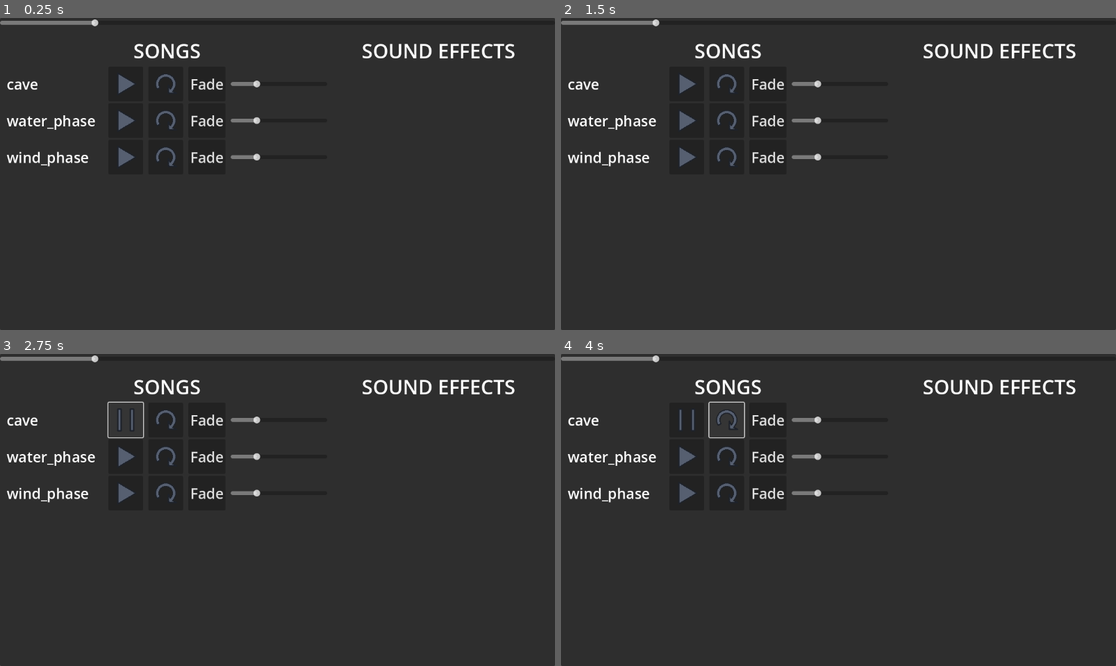
Above: before the commit, frames 1-4 (two rows, left to right).
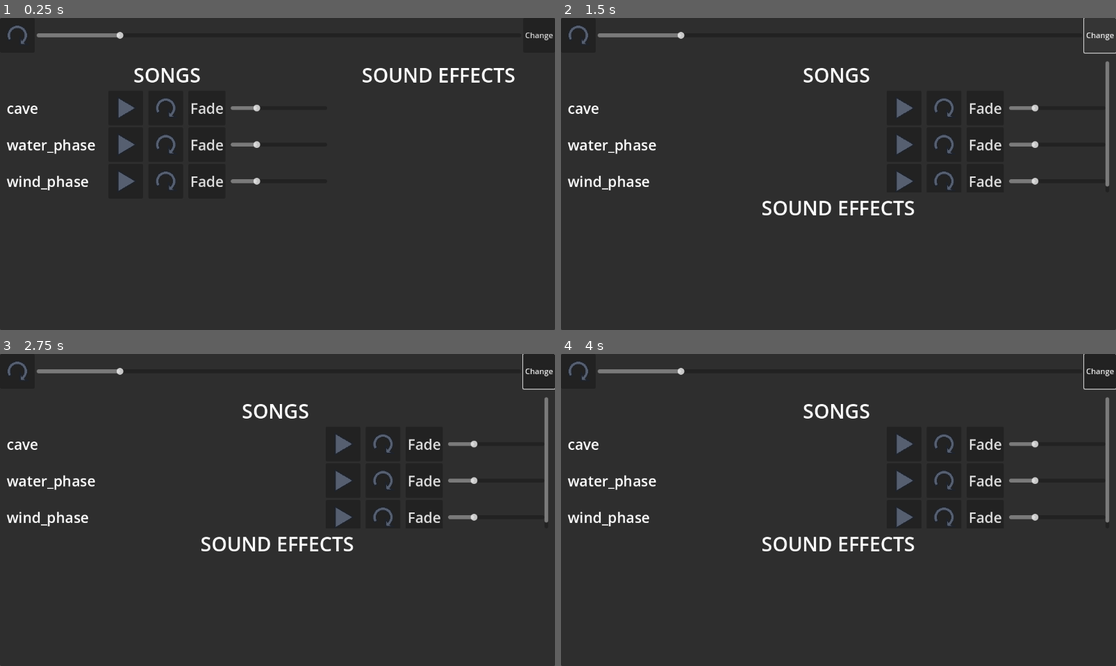
Above: after the commit, the same moments.

Repository: TheDarkOfSOOS/dnd-music-player
Game: Godot game, scene res://scenes/main_scene.tscn
Same seed, same stepped clock (60 frames per second), same inputs: the game is played once before the commit and once after it.
Inputs (mouse positions are in pixels of both pictures, inside the frame that each line leads up to):
- Up to frame 1 (0.25 s): no input
- Up to frame 2 (1.5 s): click (577, 36) at 0.52 s; click (1099, 36) at 1.25 s, where only the run after the commit has a clickable "Change"
- Up to frame 3 (2.75 s): click (127, 419) at 2.02 s
- Up to frame 4 (4 s): click (688, 419) at 2.77 s; click (727, 419) at 3.52 s

The runs differ from the first frame. In frame 1, 5.3% of the frame differs, in the area x 0-100%, y 0-56%; in frame 2, 5.6%; in frame 3, 5.7%, in the area x 0-100%, y 0-64%; in frame 4, 5.7%.

Commit message:
added layout options and re-import buttons

Diff:
--- a/scenes/main_scene.gd
+++ b/scenes/main_scene.gd
@@ -1,50 +1,88 @@
 extends Control
 
-@export
-var bus_name: String = "Master"
-var bus_index: int
-@onready var master_slider = %Master_slider
-@onready var master_song_container = %Master_song_container
-@onready var master_effect_container: VBoxContainer = %Master_effect_container
+@onready var master_slider = %Master_slider # reference to the slider
+@onready var master_song_container = %Master_song_container # reference to the songs container
+@onready var master_effect_container: VBoxContainer = %Master_effect_container # reference to the effects container
+@onready var box_container = %BoxContainer # reference to the box container
+# single song container scene that will be instantiated per song
 const song_container_scene : PackedScene = preload("res://scenes/song_container.tscn")
 
-const effects_path : String = "res://resources/audios/sound_effects/"
-const songs_path : String = "res://resources/audios/bg_music/"
-var effects_dir : DirAccess = DirAccess.open(effects_path)
-var songs_dir : DirAccess = DirAccess.open(songs_path)
+const supported_ext : Array = [".mp3", ".MP3", ".wav", ".WAV"]
+
+const effects_path : String = "res://resources/audios/sound_effects/" # effects dir indirect path
+const songs_path : String = "res://resources/audios/bg_music/" # songs dir indirect path
+var effects_dir : DirAccess = DirAccess.open(effects_path) # access of the effects dir
+var songs_dir : DirAccess = DirAccess.open(songs_path) # access of the songs dir
 
 func _ready():
-	bus_index = AudioServer.get_bus_index(bus_name)
-	master_slider.value = db_to_linear(AudioServer.get_bus_volume_db(bus_index))
+	# set the value of the slider to the same of the decibel of audio bus
+	master_slider.value = db_to_linear(AudioServer.get_bus_volume_db(0))
 
+	# load all the resources
+	load_from_dir(songs_dir)
+	load_from_dir(effects_dir, true)
+
+# DIGEST OF THE MASTER SLIDER THAT CHANGE THE VALUE OF THE MASTER AUDIO BUS
+func _on_master_slider_value_changed(value: float) -> void:
+	AudioServer.set_bus_volume_db(0, linear_to_db(value))
+
+# METHOD THAT LOAD ALL THE AUDIO FILES WITHIN A GIVEN DIR (IF IS A SFX THEN IS CALLED WITH SFX = TRUE)
+func load_from_dir(dir : DirAccess, sfx : bool = false) -> void:
+	if dir: # if the dir exist
+		dir.list_dir_begin() # then I point to the top
+		var file_name : String = dir.get_next() # got the first file of dir
+		while file_name != "": # while I get a file
+			if not dir.current_is_dir(): # If is not a dir
+				# get the extension adding a . for delete it later
+				var ext : String = "." + file_name.get_extension()
+				if ext in supported_ext: # if the extension is a supported one
+					# instantiate the container without adding to the tree
+					var new_song = song_container_scene.instantiate()
+
+					# assign the label_name of the container to the file_name without the extension
+					new_song.label_name = file_name.erase(file_name.find(ext), ext.length())
+
+					if ext == ".mp3" or ext == ".MP3": # if is an mp3 file, it will be loaded as that
+						new_song.audio_stream = AudioStreamMP3.load_from_file(dir.get_current_dir()+"/"+file_name)
+					elif ext == ".wav" or ext == ".WAV": # else if is a wav or WAV then it will be loaded as that
+						new_song.audio_stream = AudioStreamWAV.load_from_file(dir.get_current_dir()+"/"+file_name)
+
+					if sfx: # if is a sfx, than it will be added to the effects group
+						new_song.is_sfx = true
+						master_effect_container.add_child(new_song)
+					else: # else it will be added to the song group
+						master_song_container.add_child(new_song)
+			else:
+				pass # TODO
+			file_name = dir.get_next() # then check the next file in dir
+	else: # if the dir doesn't exist
+		if sfx: # dir will be maked based on which is missing
+			DirAccess.make_dir_recursive_absolute(effects_path)
+			effects_dir = DirAccess.open(effects_path)
+		else:
+			DirAccess.make_dir_recursive_absolute(songs_path)
+			songs_dir = DirAccess.open(songs_path)
+
+# DIGEST OF THE RE-IMPORT BUTTON THAT RELOAD ALL RESOURSES
+func _on_reimport_pressed() -> void:
+	# free all the previus containers
+	for i in master_effect_container.get_children(true):
+		if i is SongContainer:
+			i.queue_free()
+	for i in master_song_container.get_children(true):
+		if i is SongContainer:
+			i.queue_free()
+	# then import all files
 	load_from_dir(songs_dir, false)
 	load_from_dir(effects_dir, true)
 
+func _on_option_button_pressed() -> void:
+	var node
+	if box_container is VBoxContainer:
+		node = HBoxContainer.new()
+	elif box_container is HBoxContainer:
+		node = VBoxContainer.new()
 
-func _on_master_slider_value_changed(value: float) -> void:
-	AudioServer.set_bus_volume_db(bus_index, linear_to_db(value))
-
-func load_from_dir(dir : DirAccess, sfx : bool) -> void:
-	if dir:
-		dir.list_dir_begin()
-		var file_name : String = dir.get_next()
-		while file_name != "":
-			if not dir.current_is_dir():
-				if not ".import" in file_name:
-					var new_song = song_container_scene.instantiate()
-					var ext : String = "." + file_name.get_extension()
-					new_song.label_name = file_name.erase(file_name.find(ext), ext.length())
-					new_song.audio_stream = AudioStreamMP3.load_from_file(dir.get_current_dir()+"/"+file_name)
-					if sfx:
-						new_song.is_sfx = true
-						master_effect_container.add_child(new_song)
-					else:
-						master_song_container.add_child(new_song)
-			else:
-				pass
-			file_name = dir.get_next()
-	else:
-		if sfx:
-			DirAccess.make_dir_recursive_absolute(effects_path)
-		else:
-			DirAccess.make_dir_recursive_absolute(songs_path)
+	node.name = box_container.name
+	box_container.replace_by(node, true)
+	box_container = node
--- a/scenes/main_scene.tscn
+++ b/scenes/main_scene.tscn
@@ -1,6 +1,7 @@
-[gd_scene load_steps=2 format=3 uid="uid://dngyvehtqfbxm"]
+[gd_scene load_steps=3 format=3 uid="uid://dngyvehtqfbxm"]
 
 [ext_resource type="Script" uid="uid://c52ffthmrnmim" path="res://scenes/main_scene.gd" id="1_rt2n2"]
+[ext_resource type="Texture2D" uid="uid://bpr3tiu0t0cih" path="res://resources/img/restart_icon.png" id="2_pw63i"]
 
 [node name="Control" type="Control"]
 layout_mode = 3
@@ -28,58 +29,75 @@
 grow_vertical = 2
 size_flags_vertical = 3
 theme_override_constants/margin_left = 14
-theme_override_constants/margin_top = 40
+theme_override_constants/margin_top = 90
 theme_override_constants/margin_right = 14
 theme_override_constants/margin_bottom = 10
 
-[node name="VBoxContainer" type="HBoxContainer" parent="Panel/MarginContainer"]
+[node name="BoxContainer" type="HBoxContainer" parent="Panel/MarginContainer"]
+unique_name_in_owner = true
 layout_mode = 2
 
-[node name="Songs_scroll_container" type="ScrollContainer" parent="Panel/MarginContainer/VBoxContainer"]
+[node name="Songs_scroll_container" type="ScrollContainer" parent="Panel/MarginContainer/BoxContainer"]
 layout_mode = 2
 size_flags_horizontal = 3
 size_flags_vertical = 3
 horizontal_scroll_mode = 0
 
-[node name="Master_song_container" type="VBoxContainer" parent="Panel/MarginContainer/VBoxContainer/Songs_scroll_container"]
+[node name="Master_song_container" type="VBoxContainer" parent="Panel/MarginContainer/BoxContainer/Songs_scroll_container"]
 unique_name_in_owner = true
 layout_mode = 2
 size_flags_horizontal = 3
 
-[node name="Song_label" type="Label" parent="Panel/MarginContainer/VBoxContainer/Songs_scroll_container/Master_song_container"]
+[node name="Song_label" type="Label" parent="Panel/MarginContainer/BoxContainer/Songs_scroll_container/Master_song_container"]
 layout_mode = 2
 theme_override_font_sizes/font_size = 41
 text = "songs"
 horizontal_alignment = 1
 uppercase = true
 
-[node name="Effects_scroll_container" type="ScrollContainer" parent="Panel/MarginContainer/VBoxContainer"]
+[node name="Effects_scroll_container" type="ScrollContainer" parent="Panel/MarginContainer/BoxContainer"]
 layout_mode = 2
 size_flags_horizontal = 3
 size_flags_vertical = 3
 horizontal_scroll_mode = 0
 
-[node name="Master_effect_container" type="VBoxContainer" parent="Panel/MarginContainer/VBoxContainer/Effects_scroll_container"]
+[node name="Master_effect_container" type="VBoxContainer" parent="Panel/MarginContainer/BoxContainer/Effects_scroll_container"]
 unique_name_in_owner = true
 layout_mode = 2
 size_flags_horizontal = 3
 
-[node name="Effects_label" type="Label" parent="Panel/MarginContainer/VBoxContainer/Effects_scroll_container/Master_effect_container"]
+[node name="Effects_label" type="Label" parent="Panel/MarginContainer/BoxContainer/Effects_scroll_container/Master_effect_container"]
 layout_mode = 2
 theme_override_font_sizes/font_size = 41
 text = "sound effects"
 horizontal_alignment = 1
 uppercase = true
 
-[node name="Master_slider" type="HSlider" parent="Panel"]
-unique_name_in_owner = true
-custom_minimum_size = Vector2(0, 20)
+[node name="HBoxContainer" type="HBoxContainer" parent="Panel"]
 layout_mode = 1
 anchors_preset = 10
 anchor_right = 1.0
-offset_bottom = 16.0
+offset_bottom = 72.0
 grow_horizontal = 2
+
+[node name="Re-import" type="Button" parent="Panel/HBoxContainer"]
+layout_mode = 2
+icon = ExtResource("2_pw63i")
+
+[node name="Master_slider" type="HSlider" parent="Panel/HBoxContainer"]
+unique_name_in_owner = true
+custom_minimum_size = Vector2(0, 20)
+layout_mode = 2
+size_flags_horizontal = 3
+size_flags_vertical = 4
 max_value = 6.0
 step = 0.01
 
-[connection signal="value_changed" from="Panel/Master_slider" to="." method="_on_master_slider_value_changed"]
+[node name="OptionButton" type="Button" parent="Panel/HBoxContainer"]
+custom_minimum_size = Vector2(30, 0)
+layout_mode = 2
+text = "Change"
+
+[connection signal="pressed" from="Panel/HBoxContainer/Re-import" to="." method="_on_reimport_pressed"]
+[connection signal="value_changed" from="Panel/HBoxContainer/Master_slider" to="." method="_on_master_slider_value_changed"]
+[connection signal="pressed" from="Panel/HBoxContainer/OptionButton" to="." method="_on_option_button_pressed"]
--- a/scenes/song_container.gd
+++ b/scenes/song_container.gd
@@ -1,4 +1,4 @@
-extends HBoxContainer
+class_name SongContainer extends HBoxContainer
 
 var play_icon : Texture2D = preload("res://resources/img/play_icon.png")
 var pause_icon : Texture2D = preload("res://resources/img/pause_icon.png")
@@ -57,3 +57,5 @@
 func _on_audio_stream_player_2d_finished() -> void:
 	if is_sfx:
 		play_pause_button.icon = play_icon
+	else:
+		player.play()
